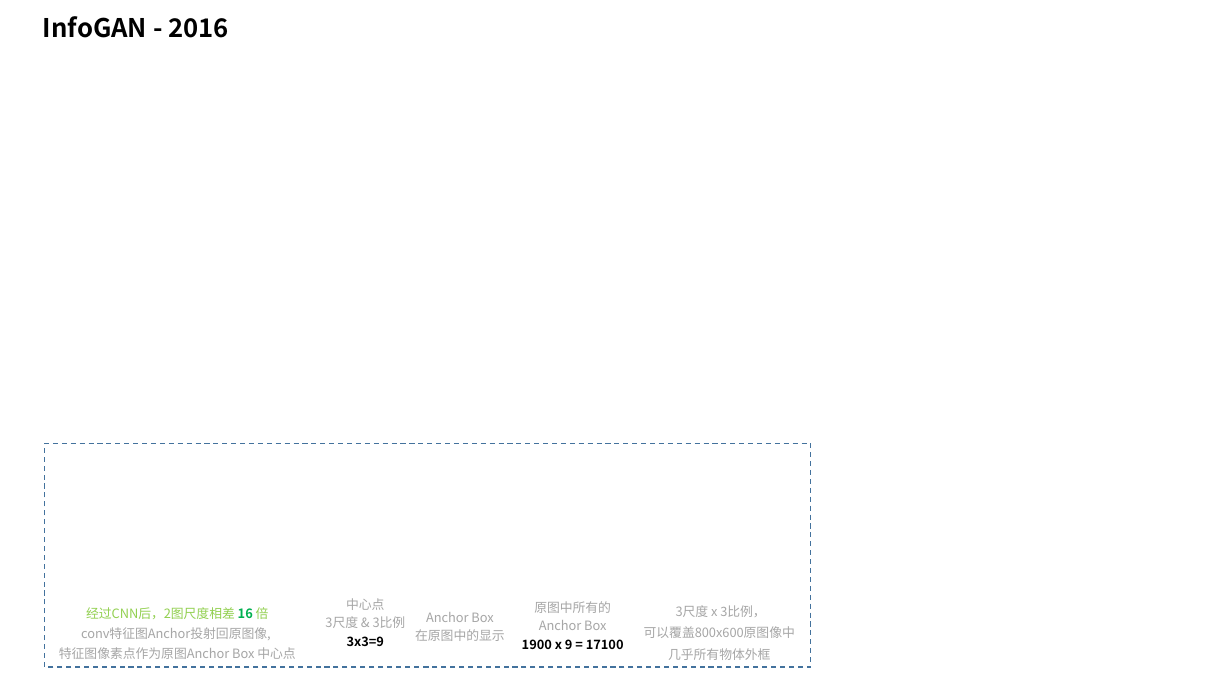
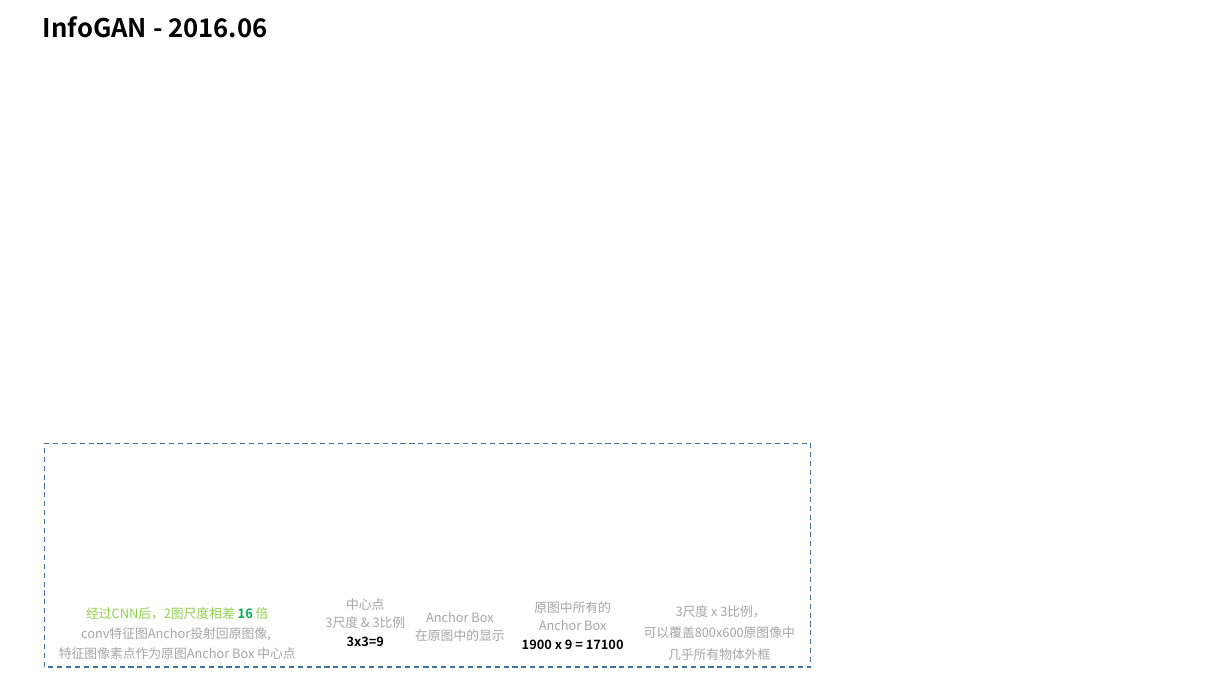
Before and after one commit to taylorguo/GAN_Understanding_Practicing, a slide deck: slide 14 of GAN_Understanding/GANunderstanding.pptx. Drawn at 1232x693 pixels with LibreOffice and Linux fonts; fonts in the diff are those of the drawing. Boxes give left, top, right and bottom in pixels: in the first picture for what was removed or moved away, otherwise in the second. Text is boxed around its words. In the diff, an @@ line names an element or a change of style, - is before the commit and + after.

```diff
--- a/GAN_Understanding/GANunderstanding.pptx
+++ b/GAN_Understanding/GANunderstanding.pptx
@@ text at box(43, 16, 267, 38): text changed @@
-InfoGAN - 2016
+InfoGAN - 2016.06
```
Also in this commit, not shown: 2 other slides changed.
